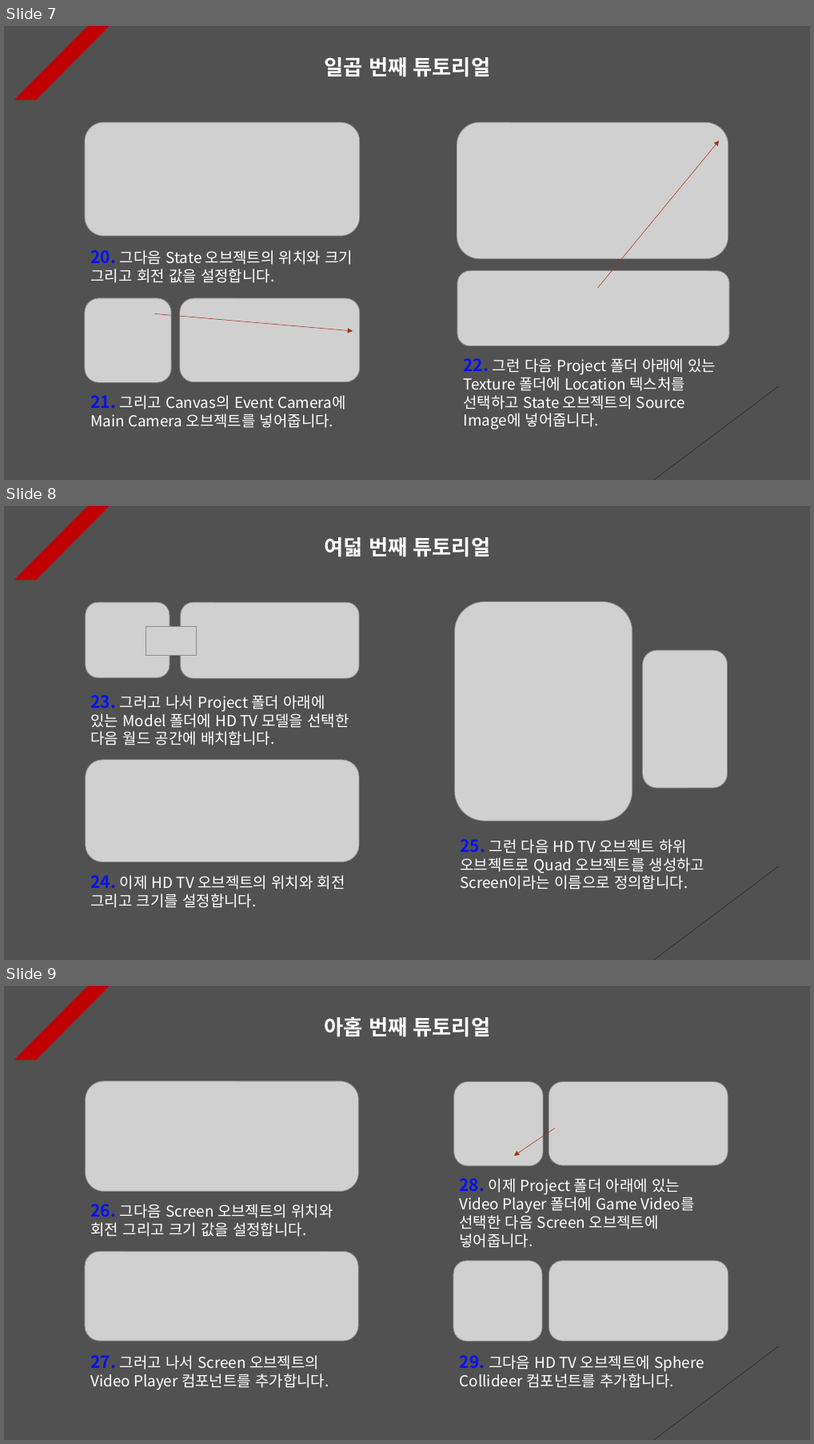
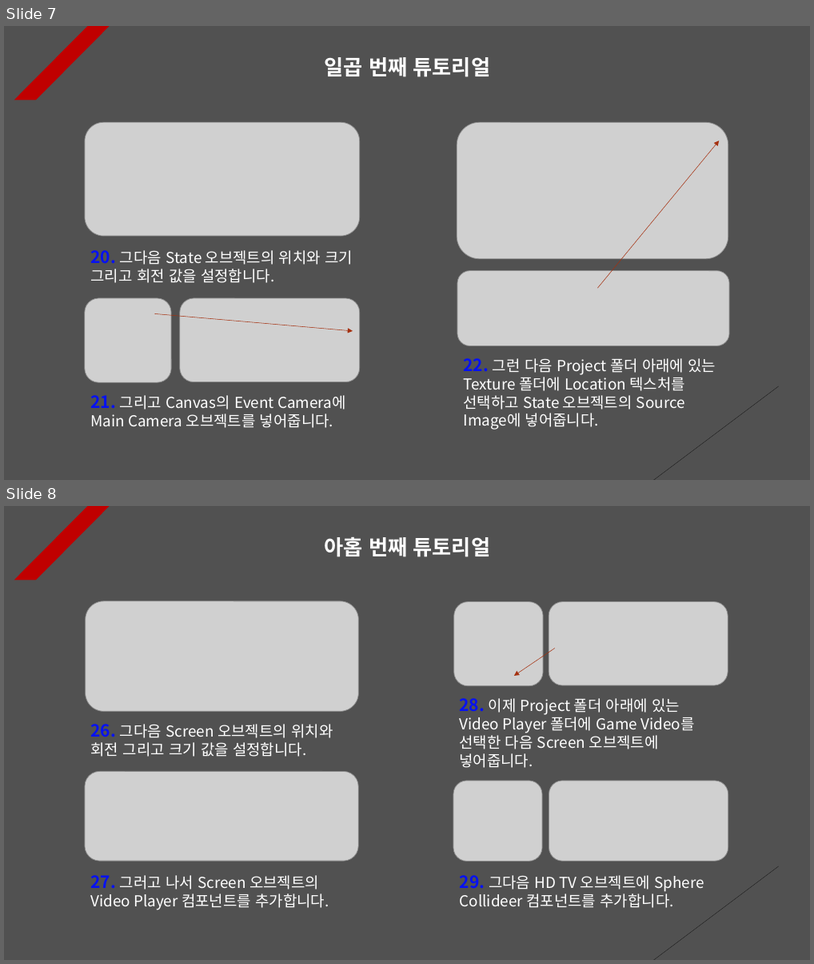
Before and after one commit to Unity2033/3D-UnityEngine, a slide deck: Assets/Mouse Function/PPT Data/Mouse Example.pptx. Shown one above the other, each under a label of ours: slides 7, 8 and 9 before the commit, slides 7 and 8 after it. The pictures are 814x1444 and 814x964 pixels, drawn with LibreOffice and Linux fonts; fonts in the diff are those of the drawing; grey boxes stand for pictures. Boxes give left, top, right and bottom in pixels: in the first picture for what was removed or moved away, otherwise in the second. Text is boxed around its words. In the diff, an @@ line names an element or a change of style, - is before the commit and + after.

```diff
--- a/Assets/Mouse Function/PPT Data/Mouse Example.pptx
+++ b/Assets/Mouse Function/PPT Data/Mouse Example.pptx
@@ slide 8 removed at box(4, 506, 810, 960), background #515151; not listed: 2 template elements that a slide beside it also shows @@
@@ text removed at box(325, 537, 490, 557) @@
-여덟 번째 튜토리얼
@@ picture removed at box(454, 601, 633, 820) @@
@@ picture removed at box(86, 602, 170, 678) @@
@@ picture removed at box(181, 602, 360, 679) @@
@@ picture removed at box(146, 626, 196, 655) @@
@@ picture removed at box(643, 650, 727, 788) @@
@@ text removed at box(91, 695, 350, 745) @@
-23. 그러고 나서 Project 폴더 아래에 있는 Model 폴더에 HD TV 모델을 선택한 다음 월드 공간에 배치합니다.
@@ picture removed at box(86, 760, 360, 862) @@
@@ text removed at box(460, 839, 706, 889) @@
-25. 그런 다음 HD TV 오브젝트 하위 오브젝트로 Quad 오브젝트를 생성하고 Screen이라는 이름으로 정의합니다.
@@ text removed at box(90, 875, 346, 908) @@
-24. 이제 HD TV 오브젝트의 위치와 회전 그리고 크기를 설정합니다.
@@ what was slide 9 is now slide 8 @@
```
Also in this commit, not shown: 3 other slides removed, 54 other files.
